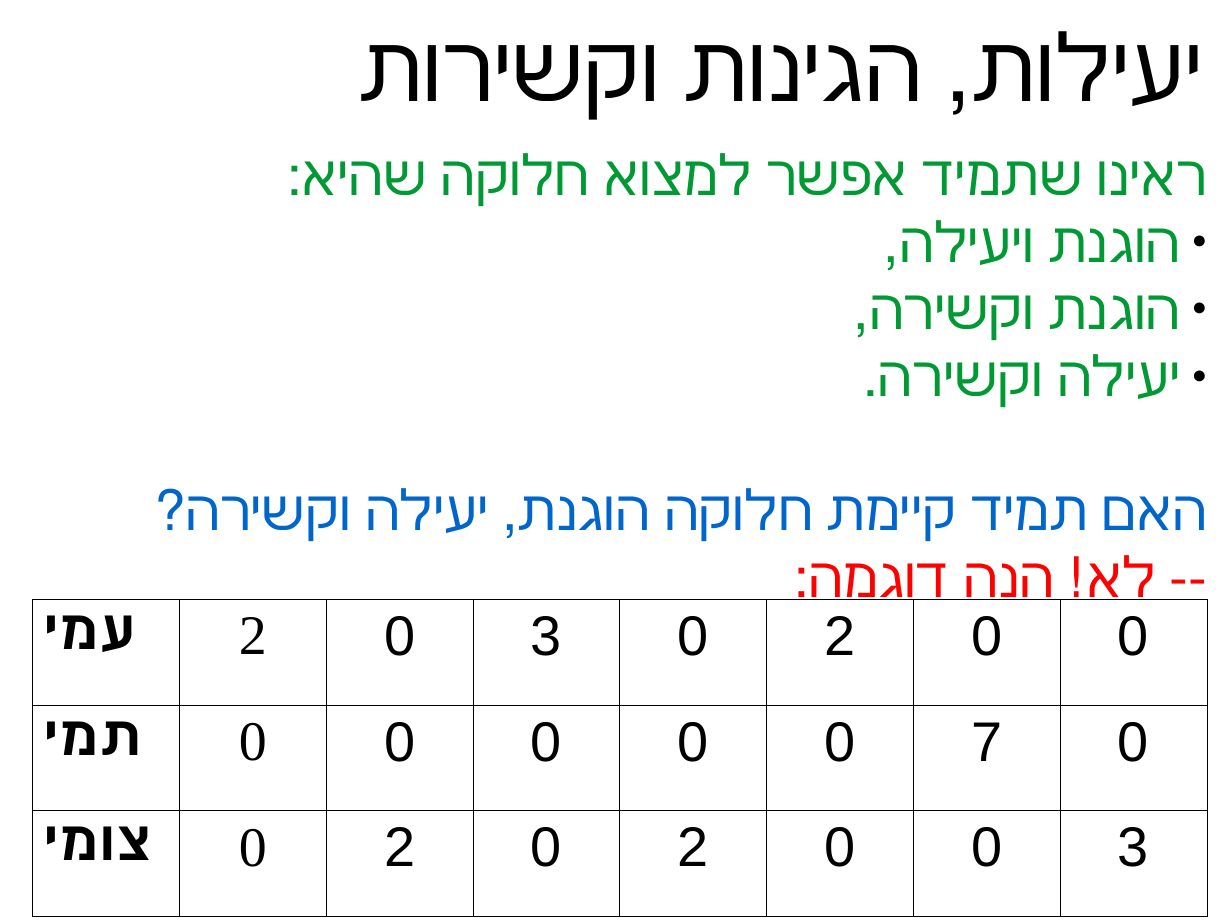
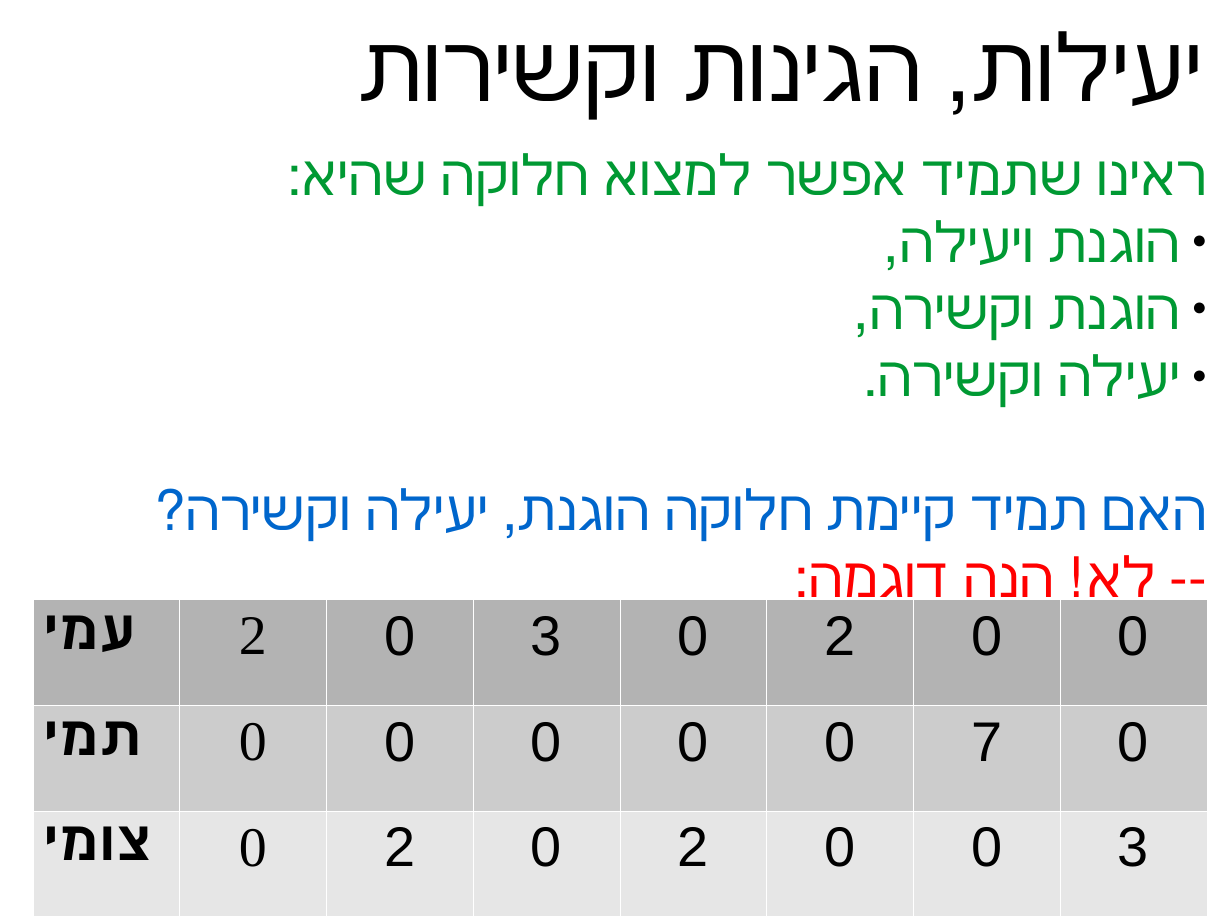
Before and after one commit to erelsgl/ariel-algorithms-5779, a slide deck: slide 16 of 02-pareto-efficiency/slides.odp. Drawn at 1232x924 pixels with LibreOffice and Linux fonts; fonts in the diff are those of the drawing. Boxes give left, top, right and bottom in pixels: in the first picture for what was removed or moved away, otherwise in the second. Text is boxed around its words. In the diff, an @@ line names an element or a change of style, - is before the commit and + after.

```diff
--- a/02-pareto-efficiency/slides.odp
+++ b/02-pareto-efficiency/slides.odp
@@ table at bbox=[32, 599, 1205, 917] @@
@@ fill none to #B3B3B3 in row 1 @@
@@ fill none to #CCCCCC in row 2 @@
@@ fill none to #E6E6E6 in row 3 @@
@@ borders changed @@
```
Also in this commit, not shown: 8 other slides changed, 14 other files.
